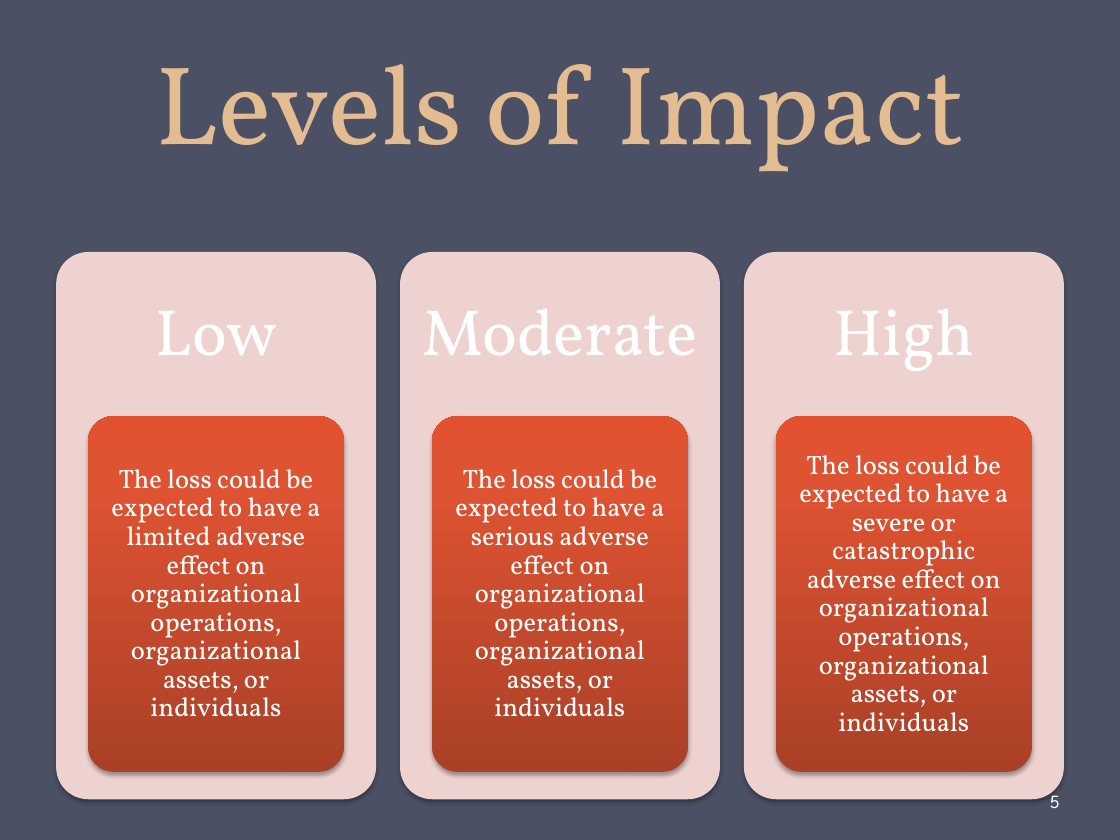
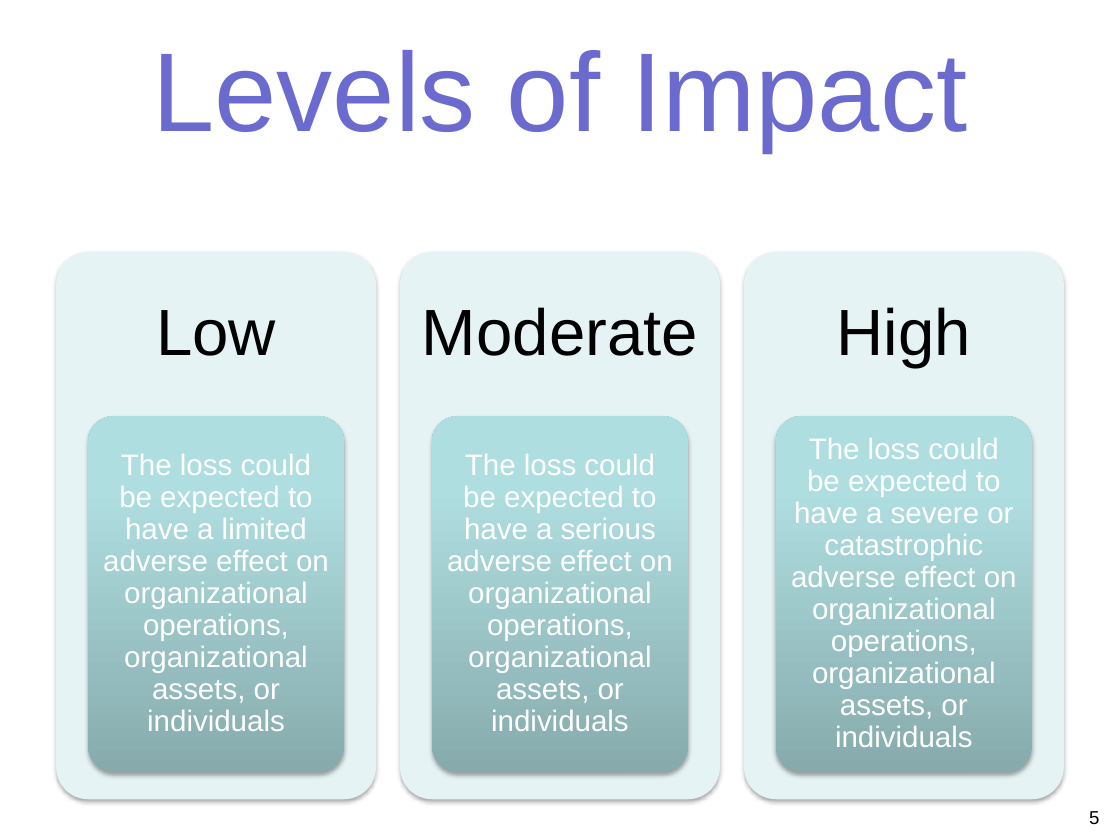
Before and after one commit to gulaoshi/gu.github.io, a slide deck: slide 5 of InfoSec/PPTs/CH01-Overview.pptx. Drawn at 1120x840 pixels with LibreOffice and Linux fonts; fonts in the diff are those of the drawing. Boxes give left, top, right and bottom in pixels: in the first picture for what was removed or moved away, otherwise in the second. Text is boxed around its words. In the diff, an @@ line names an element or a change of style, - is before the commit and + after.

```diff
--- a/InfoSec/PPTs/CH01-Overview.pptx
+++ b/InfoSec/PPTs/CH01-Overview.pptx
@@ background #4B5064 to #FFFFFF @@
@@ title "Levels of Impact" at [152,50,967,151]: font Vollkorn to Arial, text colour #E3BC92 to #6B6BCF; line spacing 58pt to 1; vertical alignment bottom to middle @@
@@ font Vollkorn to Arial, text colour #FFFFFF to #000000 in 3 elements at [156,310,276,356], [422,307,698,356], [837,307,971,367] @@
@@ fill #EED3D0 to #E7F3F4 in 3 elements at [56,252,376,800], [400,252,720,800], [744,252,1064,800] @@
@@ fill gradient #AB4027 to #DE5433 to #E35230 to gradient #87ABAE to #AFDEE2 to #AFE0E4 in 3 elements at [88,417,345,773], [432,417,689,773], [776,417,1033,773] @@
@@ size 17 to 19 pt, font Vollkorn to Arial in 3 elements at [103,454,329,731], [447,454,673,731], [791,438,1017,747] @@
@@ page number: place and size @@
-page number at [1050,789,1060,808]
+page number at [1089,811,1099,824]
@@ page number at [1089,811,1099,824]: font League Spartan to Arial, text colour #FFFFFF to #000000; alignment left to right; vertical alignment middle to top @@
```
Also in this commit, not shown: 16 other slides changed, 7 other files.
